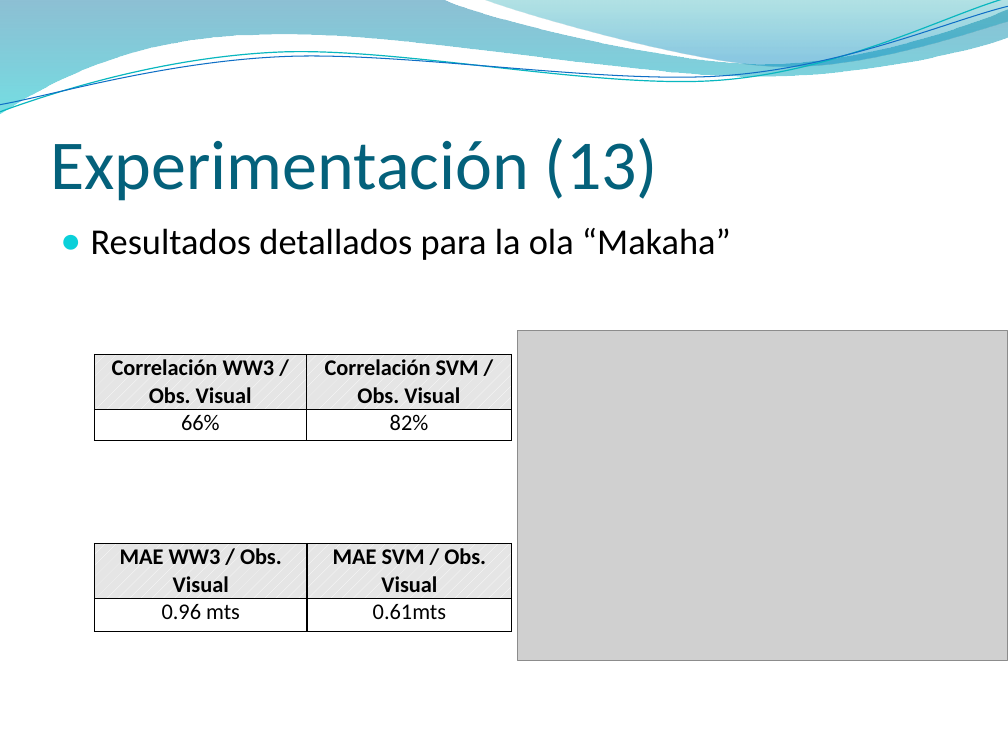
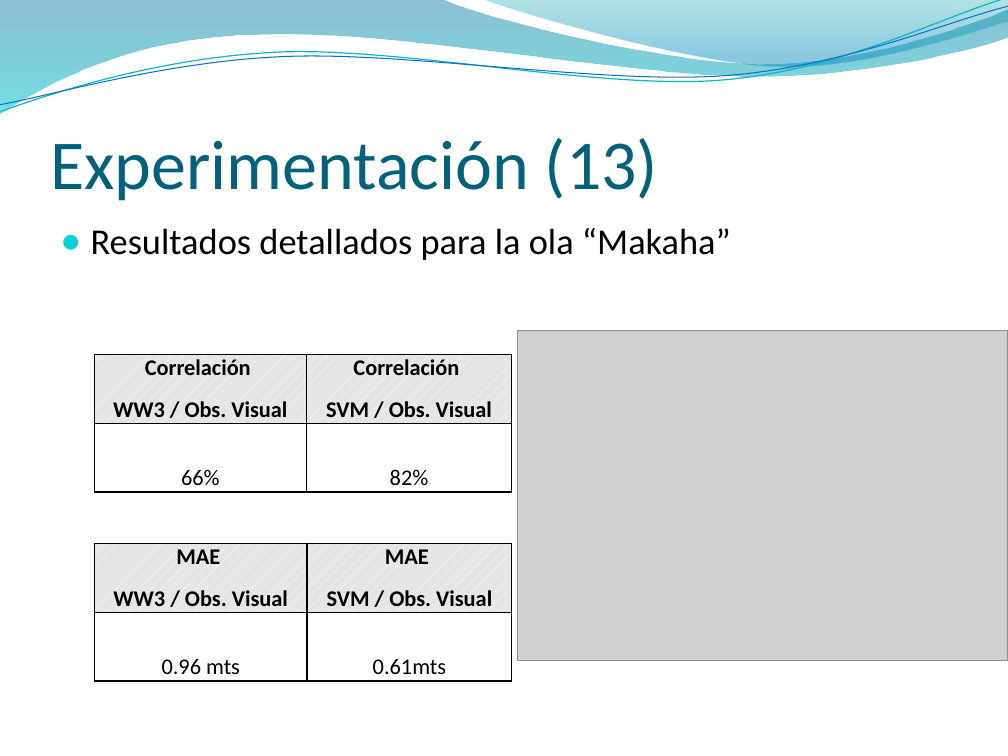
Before and after one commit to jaffadog/neuralito, a slide deck: slide 14 of neuralito/ArfGen/docs/Entregas/Informe Final/presentacion/maxi2.pptx. Drawn at 1008x756 pixels with LibreOffice and Linux fonts; fonts in the diff are those of the drawing; grey boxes stand for pictures; background and template pictures are left out. Boxes give left, top, right and bottom in pixels: in the first picture for what was removed or moved away, otherwise in the second. Text is boxed around its words. In the diff, an @@ line names an element or a change of style, - is before the commit and + after.

```diff
--- a/neuralito/ArfGen/docs/Entregas/Informe Final/presentacion/maxi2.pptx
+++ b/neuralito/ArfGen/docs/Entregas/Informe Final/presentacion/maxi2.pptx
@@ table at bbox=[95, 355, 512, 496] @@
-row 1, column 1: Correlación WW3 / Obs. Visual
+row 1, column 1: Correlación / WW3 / Obs. Visual
-row 1, column 2: Correlación SVM / Obs. Visual
+row 1, column 2: Correlación / SVM / Obs. Visual
@@ table at bbox=[95, 543, 512, 685] @@
-row 1, column 1: MAE WW3 / Obs. Visual
+row 1, column 1: MAE / WW3 / Obs. Visual
-row 1, column 2: MAE SVM / Obs. Visual
+row 1, column 2: MAE / SVM / Obs. Visual
```
Also in this commit, not shown: 10 other slides changed.
